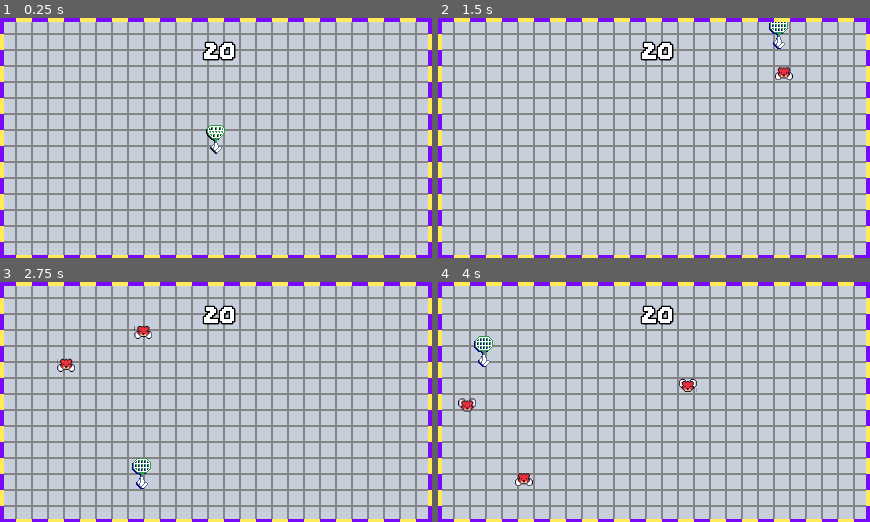
Above: before the commit, frames 1-4 (two rows, left to right).
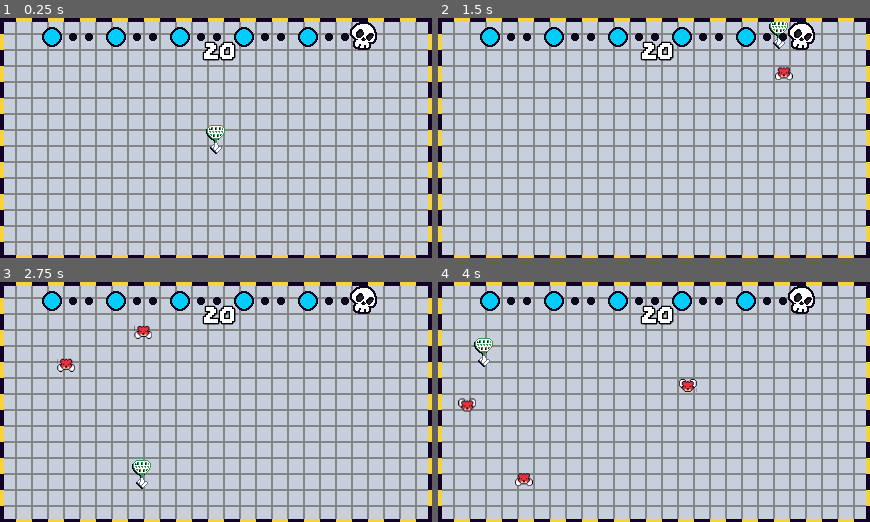
Above: after the commit, the same moments.

Repository: JUB-Yoush/scrimblo-games-vol1
Game: Godot game, scene res://main.tscn
The game is run twice, just before and just after one commit, with the same random seed, the same clock (stepped at 60 frames per second) and the same inputs. This scene is started directly instead of the project's main scene. The engine's default icon, where the game draws it, is replaced by a stand-in: a white triangle on a blue panel in a dark square.
Inputs (mouse positions are in pixels of both pictures, inside the frame that each line leads up to):
- Up to frame 1 (0.25 s): no input
- Up to frame 2 (1.5 s): tap Enter (ui_accept) at 0.5, 0.77, 1.07 s; move the mouse to (749, 126) at 0.52 s; hold Right (ui_right) from 0.53 s (still down); tap Space (draw) at 0.6, 1.35 s; click (749, 126) at 0.67 s; move the mouse to (779, 32) at 1.27 s; click (779, 32) at 1.42 s
- Up to frame 3 (2.75 s): tap Enter (ui_accept) at 1.52, 1.82 s; move the mouse to (142, 474) at 2.02 s; release Right (ui_right) at 2.03 s; hold Left (ui_left) from 2.03 s (still down); tap Space (draw) at 2.1 s; click (142, 474) at 2.17 s
- Up to frame 4 (4 s): move the mouse to (502, 370) at 2.77 s; release Left (ui_left) at 2.78 s; hold Right (ui_right) from 2.78 s (still down); tap Space (draw) at 2.85, 3.6 s; click (502, 370) at 2.92 s; tap Enter (ui_accept) at 3.02, 3.32, 3.77 s; move the mouse to (485, 351) at 3.52 s; click (485, 351) at 3.67 s

The runs differ from the first frame. In frame 1, 7.3% of the frame differs, in the area x 0-100%, y 0-100%; in frame 2, 7.4%; in frame 3, 7.5%; in frame 4, 7.5%.

Commit message:
more work

Diff:
--- a/games/vsKayla/danmaku.gd
+++ b/games/vsKayla/danmaku.gd
@@ -6,6 +6,7 @@
 signal attack_over
 signal pattern_over
 var died = false
+var last_pattern:Callable
 
 var opposing
 func _ready():
@@ -28,9 +29,12 @@
 		await get_tree().create_timer(1).timeout
 		%Dialog.visible = false
 	%Heart.can_move = true
-	patterns.pick_random().call()
-	#pattern1.call()
-	# find a more natural way to do this
+
+	var pattern = patterns.pick_random()
+	while pattern == last_pattern:
+		pattern = patterns.pick_random()
+	pattern.call()
+	last_pattern == pattern
 	await pattern_over
 	end()
 
--- a/main.tscn
+++ b/main.tscn
@@ -1,22 +1,17 @@
-[gd_scene load_steps=4 format=3 uid="uid://43nemurnpe4c"]
+[gd_scene load_steps=5 format=3 uid="uid://43nemurnpe4c"]
 
 [ext_resource type="Script" path="res://main.gd" id="1_58lve"]
 [ext_resource type="Texture2D" uid="uid://eb032wrne460" path="res://assets/border.png" id="2_ht23j"]
-[ext_resource type="Texture2D" uid="uid://q5vh3ph1acbg" path="res://icon.svg" id="3_rc4l5"]
+[ext_resource type="Texture2D" uid="uid://41j33ouc6f5x" path="res://assets/prompt.png" id="3_6hep3"]
+[ext_resource type="Texture2D" uid="uid://b03mauinv1gfs" path="res://assets/scirmblo-progress-token.png" id="4_xgi41"]
 
 [node name="Main" type="Node2D"]
 script = ExtResource("1_58lve")
 
-[node name="border" type="Sprite2D" parent="."]
+[node name="border" type="TextureRect" parent="."]
 z_index = 10
 z_as_relative = false
 texture = ExtResource("2_ht23j")
-centered = false
-
-[node name="TextureRect" type="TextureRect" parent="."]
-offset_right = 429.0
-offset_bottom = 238.0
-texture = ExtResource("3_rc4l5")
 
 [node name="SubViewportContainer" type="SubViewportContainer" parent="."]
 offset_right = 40.0
@@ -26,3 +21,17 @@
 handle_input_locally = false
 size = Vector2i(432, 240)
 render_target_update_mode = 4
+
+[node name="VBoxContainer" type="VBoxContainer" parent="."]
+offset_top = 4.0
+offset_right = 432.0
+offset_bottom = 237.0
+
+[node name="TextureRect" type="TextureRect" parent="VBoxContainer"]
+layout_mode = 2
+texture = ExtResource("3_6hep3")
+stretch_mode = 2
+
+[node name="ScrimbloIcon" type="Sprite2D" parent="."]
+position = Vector2(-23, 21)
+texture = ExtResource("4_xgi41")
--- /dev/null
+++ b/menu.tscn
@@ -0,0 +1,42 @@
+[gd_scene load_steps=3 format=3 uid="uid://ch44bp3mphi2l"]
+
+[ext_resource type="Texture2D" uid="uid://b51tauxhjvcms" path="res://assets/logo-temp.png" id="1_3n84o"]
+[ext_resource type="Script" path="res://menu/menu.gd" id="1_i7gfa"]
+
+[node name="Main" type="Control"]
+layout_mode = 3
+anchors_preset = 15
+anchor_right = 1.0
+anchor_bottom = 1.0
+grow_horizontal = 2
+grow_vertical = 2
+script = ExtResource("1_i7gfa")
+
+[node name="VBoxContainer" type="VBoxContainer" parent="."]
+layout_mode = 1
+anchors_preset = 15
+anchor_right = 1.0
+anchor_bottom = 1.0
+grow_horizontal = 2
+grow_vertical = 2
+
+[node name="TextureRect" type="TextureRect" parent="VBoxContainer"]
+layout_mode = 2
+texture = ExtResource("1_3n84o")
+stretch_mode = 2
+
+[node name="MarginContainer" type="MarginContainer" parent="VBoxContainer"]
+layout_mode = 2
+
+[node name="StartButton" type="Button" parent="VBoxContainer/MarginContainer"]
+unique_name_in_owner = true
+layout_mode = 2
+text = "START"
+
+[node name="MarginContainer2" type="MarginContainer" parent="VBoxContainer"]
+layout_mode = 2
+
+[node name="SettingsButton" type="Button" parent="VBoxContainer/MarginContainer2"]
+unique_name_in_owner = true
+layout_mode = 2
+text = "SETTINGS"
--- /dev/null
+++ b/menu/menu.gd
@@ -0,0 +1,12 @@
+extends Control
+
+
+# Called when the node enters the scene tree for the first time.
+func _ready() -> void:
+	%StartButton.pressed.connect(func(): get_tree().change_scene_to_file('res://main.tscn'))
+	%SettingsButton.pressed.connect(func(): get_tree().change_scene_to_file('res://menu/settings.tscn'))
+
+
+# Called every frame. 'delta' is the elapsed time since the previous frame.
+func _process(delta: float) -> void:
+	pass
--- /dev/null
+++ b/menu/settings.tscn
@@ -0,0 +1,60 @@
+[gd_scene load_steps=2 format=3 uid="uid://dhtwl4j7ffya2"]
+
+[ext_resource type="Script" path="res://menu/settingsmenu.gd" id="1_whows"]
+
+[node name="Main" type="Control"]
+layout_mode = 3
+anchors_preset = 15
+anchor_right = 1.0
+anchor_bottom = 1.0
+grow_horizontal = 2
+grow_vertical = 2
+script = ExtResource("1_whows")
+
+[node name="MarginContainer" type="MarginContainer" parent="."]
+layout_mode = 1
+anchors_preset = 15
+anchor_right = 1.0
+anchor_bottom = 1.0
+grow_horizontal = 2
+grow_vertical = 2
+theme_override_constants/margin_left = 16
+theme_override_constants/margin_right = 16
+
+[node name="VBoxContainer" type="VBoxContainer" parent="MarginContainer"]
+layout_mode = 2
+
+[node name="Label" type="Label" parent="MarginContainer/VBoxContainer"]
+layout_mode = 2
+text = "Volume:"
+
+[node name="MarginContainer" type="MarginContainer" parent="MarginContainer/VBoxContainer"]
+layout_mode = 2
+theme_override_constants/margin_right = 250
+
+[node name="VolumeSlider" type="HSlider" parent="MarginContainer/VBoxContainer/MarginContainer"]
+layout_mode = 2
+
+[node name="CheckBox" type="CheckBox" parent="MarginContainer/VBoxContainer"]
+layout_mode = 2
+text = "Vsync"
+
+[node name="Label2" type="Label" parent="MarginContainer/VBoxContainer"]
+layout_mode = 2
+text = "Window Behaviour:"
+
+[node name="MarginContainer2" type="MarginContainer" parent="MarginContainer/VBoxContainer"]
+layout_mode = 2
+
+[node name="OptionButton" type="OptionButton" parent="MarginContainer/VBoxContainer/MarginContainer2"]
+layout_mode = 2
+
+[node name="Label3" type="Label" parent="MarginContainer/VBoxContainer"]
+layout_mode = 2
+text = "Game Resolution:"
+
+[node name="MarginContainer3" type="MarginContainer" parent="MarginContainer/VBoxContainer"]
+layout_mode = 2
+
+[node name="OptionButton" type="OptionButton" parent="MarginContainer/VBoxContainer/MarginContainer3"]
+layout_mode = 2
--- /dev/null
+++ b/menu/settingsmenu.gd
@@ -0,0 +1,11 @@
+extends Control
+
+
+# Called when the node enters the scene tree for the first time.
+func _ready() -> void:
+	pass # Replace with function body.
+
+
+# Called every frame. 'delta' is the elapsed time since the previous frame.
+func _process(delta: float) -> void:
+	pass
Binary file changed: assets/border.png
Binary file added: assets/explosion/gamemaker_explosion1.png
Not shown, added: assets/explosion/gamemaker_explosion1.png.import
Binary file added: assets/explosion/gamemaker_explosion10.png
Not shown, added: assets/explosion/gamemaker_explosion10.png.import
Binary file added: assets/explosion/gamemaker_explosion11.png
Not shown, added: assets/explosion/gamemaker_explosion11.png.import
Binary file added: assets/explosion/gamemaker_explosion12.png
Not shown, added: assets/explosion/gamemaker_explosion12.png.import
Binary file added: assets/explosion/gamemaker_explosion13.png
Not shown, added: assets/explosion/gamemaker_explosion13.png.import
Binary file added: assets/explosion/gamemaker_explosion14.png
(and 32 more such lines)
